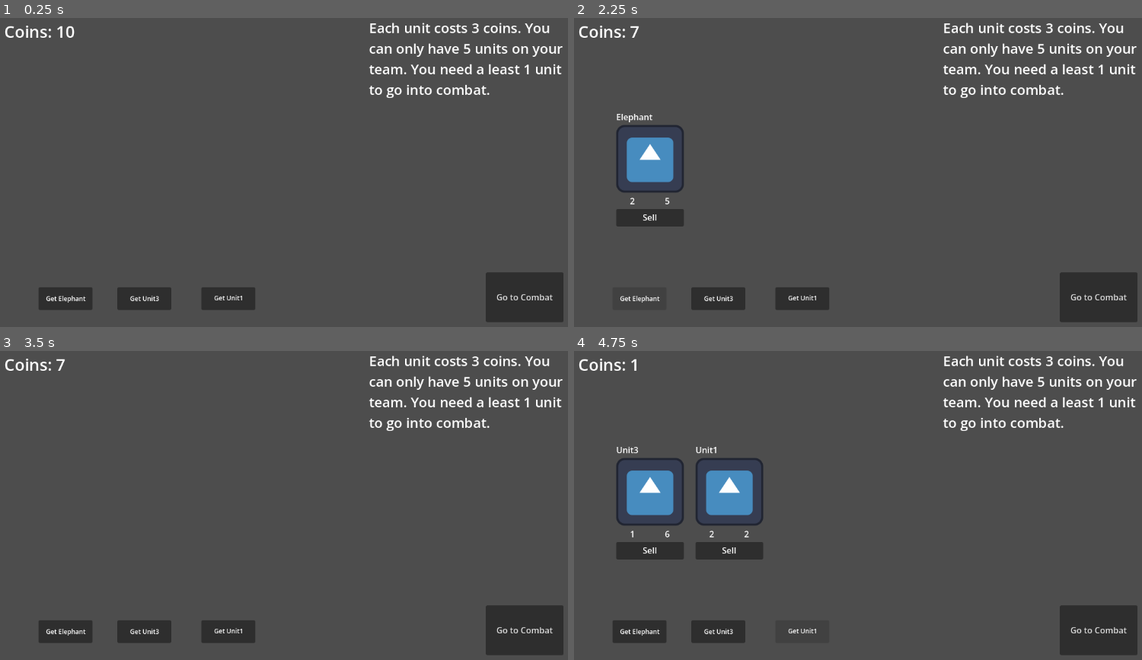
Above: before the commit, frames 1-4 (two rows, left to right).
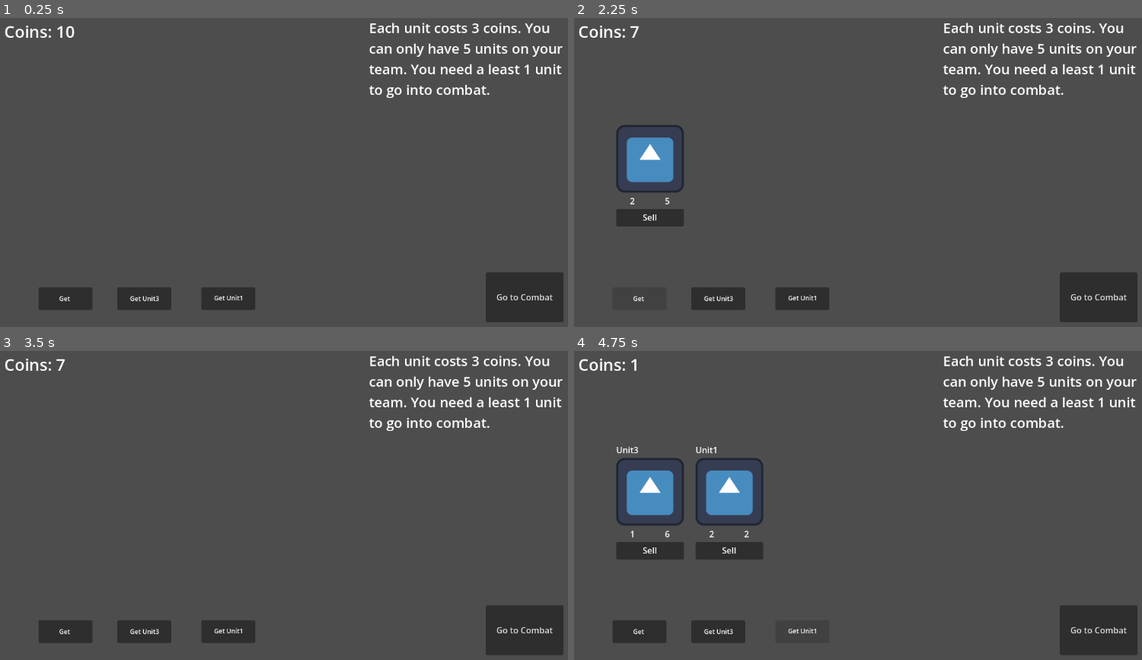
Above: after the commit, the same moments.

Repository: skeeeth/HACKER_AUTO_PETS
Game: Godot game, scene res://Scenes/ShopScene.tscn
Two runs of this game, one before a commit and one after it. Both use one fixed random seed, a clock stepped at 60 frames per second and the inputs below. The engine's default icon, where the game draws it, is replaced by a stand-in: a white triangle on a blue panel in a dark square.
Inputs:
- Up to frame 1 (0.25 s): no input
- Up to frame 2 (2.25 s): click "Go to Combat" at 0.5 s; click "Go to Combat" at 1.25 s; click "Get Elephant" (after the commit: "Get") at 2 s
- Up to frame 3 (3.5 s): click "Sell" at 2.75 s
- Up to frame 4 (4.75 s): click "Get Unit3" at 3.5 s; click "Get Unit1" at 4.25 s

The runs differ from the first frame. In frame 1, less than 0.1% of the frame differs, in the area x 8-16%, y 89-93%; in frame 2, 0.1%, in the area x 7-16%, y 31-93%; in frame 3, less than 0.1%; in frame 4, less than 0.1%.

Commit message:
Sliding
also hopefully merges properly

Diff:
--- a/Resources/Effects/CamelEffect.tres
+++ b/Resources/Effects/CamelEffect.tres
@@ -1,6 +1,7 @@
 [gd_resource type="Resource" script_class="EffectData" format=3 uid="uid://mlo62bw7m14u"]
 
 [ext_resource type="Script" uid="uid://d6hrknb1lvds" path="res://Resources/effectData.gd" id="1_45npy"]
+[ext_resource type="Texture2D" uid="uid://d04pyr2iaplbn" path="res://icon.svg" id="2_sqm03"]
 [ext_resource type="Script" uid="uid://by520cy10c7wa" path="res://Resources/TargetData.gd" id="2_yf2ee"]
 
 [sub_resource type="Resource" id="Resource_fwnnq"]
@@ -11,6 +12,7 @@
 [resource]
 script = ExtResource("1_45npy")
 name = "Camel"
+effect_description = "Buff unit behind"
 trigger_state = 3
 effect_type = 1
 magnitude = 1
--- a/Resources/Effects/ElephantEffect.tres
+++ b/Resources/Effects/ElephantEffect.tres
@@ -1,6 +1,7 @@
 [gd_resource type="Resource" script_class="EffectData" format=3 uid="uid://b80416xpo266g"]
 
 [ext_resource type="Script" uid="uid://d6hrknb1lvds" path="res://Resources/effectData.gd" id="1_gr1em"]
+[ext_resource type="Texture2D" uid="uid://d04pyr2iaplbn" path="res://icon.svg" id="2_4ekid"]
 [ext_resource type="Script" uid="uid://by520cy10c7wa" path="res://Resources/TargetData.gd" id="2_74t7c"]
 
 [sub_resource type="Resource" id="Resource_l3i72"]
--- a/Resources/Effects/Summon1Unit.tres
+++ b/Resources/Effects/Summon1Unit.tres
@@ -2,6 +2,7 @@
 
 [ext_resource type="Script" uid="uid://d6hrknb1lvds" path="res://Resources/effectData.gd" id="1_0ylto"]
 [ext_resource type="Script" uid="uid://by520cy10c7wa" path="res://Resources/TargetData.gd" id="2_1wy5p"]
+[ext_resource type="Texture2D" uid="uid://d04pyr2iaplbn" path="res://icon.svg" id="2_ehkg6"]
 
 [resource]
 script = ExtResource("1_0ylto")
--- a/Resources/Effects/SwordfishEffect.tres
+++ b/Resources/Effects/SwordfishEffect.tres
@@ -1,7 +1,8 @@
-[gd_resource type="Resource" script_class="EffectData" format=3 uid="uid://bn5po52w5cbil"]
+[gd_resource type="Resource" script_class="EffectData" format=3 uid="uid://cpchlpdei8wap"]
 
 [ext_resource type="Script" uid="uid://d6hrknb1lvds" path="res://Resources/effectData.gd" id="1_560lp"]
 [ext_resource type="Script" uid="uid://by520cy10c7wa" path="res://Resources/TargetData.gd" id="2_4v6aj"]
+[ext_resource type="Texture2D" uid="uid://d04pyr2iaplbn" path="res://icon.svg" id="2_se0t7"]
 
 [sub_resource type="Resource" id="Resource_8xwy5"]
 script = ExtResource("2_4v6aj")
--- a/Resources/Units/Camel.tres
+++ b/Resources/Units/Camel.tres
@@ -5,7 +5,6 @@
 
 [resource]
 script = ExtResource("1_8ijy0")
-unit_name = "Camel"
 attack = 3
 health = 3
 effect = ExtResource("1_diqpq")
--- a/Resources/Units/Elephant.tres
+++ b/Resources/Units/Elephant.tres
@@ -5,7 +5,6 @@
 
 [resource]
 script = ExtResource("1_uq7y6")
-unit_name = "Elephant"
 health = 5
 effect = ExtResource("1_nqgec")
 metadata/_custom_type_script = "uid://6i4niaslfrq8"
--- a/Resources/Units/Swordfish.tres
+++ b/Resources/Units/Swordfish.tres
@@ -1,11 +1,10 @@
 [gd_resource type="Resource" script_class="UnitData" format=3 uid="uid://bdng0x32h0e84"]
 
 [ext_resource type="Script" uid="uid://6i4niaslfrq8" path="res://Resources/UnitData.gd" id="1_ebybt"]
-[ext_resource type="Resource" uid="uid://bn5po52w5cbil" path="res://Resources/Effects/SwordfishEffect.tres" id="1_ges2t"]
+[ext_resource type="Resource" uid="uid://cpchlpdei8wap" path="res://Resources/Effects/SwordfishEffect.tres" id="1_ges2t"]
 
 [resource]
 script = ExtResource("1_ebybt")
-unit_name = "Swordfish"
 attack = 5
 health = 6
 effect = ExtResource("1_ges2t")
--- a/Scripts/combat_sim.gd
+++ b/Scripts/combat_sim.gd
@@ -71,12 +71,15 @@
 
 ## This function sets the positions of the units
 func _arrange_units():
+	var slide = self.create_tween()
 	#should like tween to destination placements rather than just snap
 	# and hold timeline until animation is finished
 	for i in player_queue.size():
-		player_queue[i].position.x =  (i+1) * -step_size
+		slide.tween_property(player_queue[i],"position:x",(i+1) * -step_size,0.1)
+		#player_queue[i].position.x =  (i+1) * -step_size
 
 	for i in enemy_queue.size():
+		slide.tween_property(enemy_queue[i],"position:x",(i+1) * step_size,0.1)
 		enemy_queue[i].position.x =  (i+1) * step_size
 
 ## This function is called when the player presses the spacebar button.
